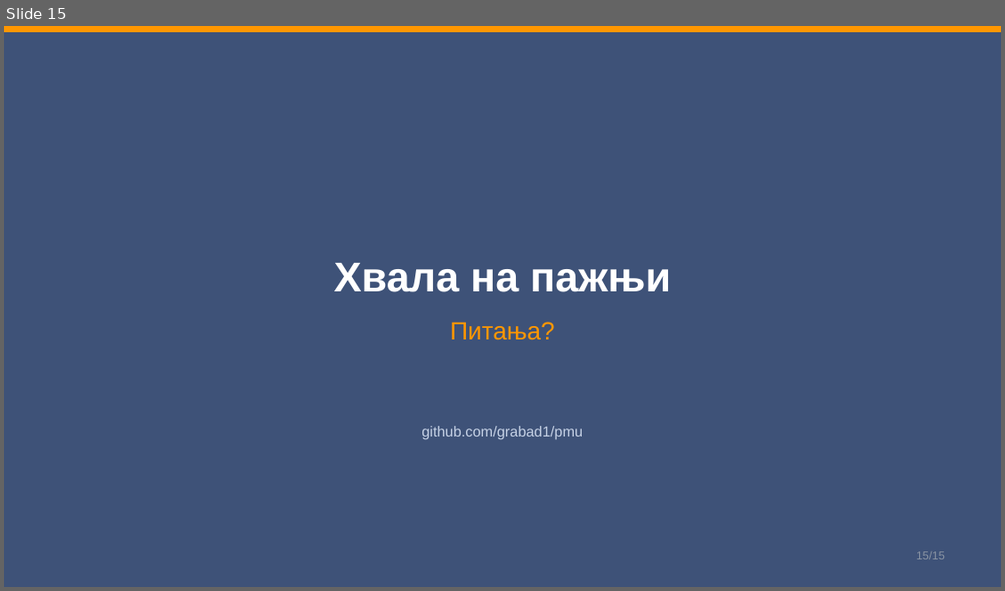
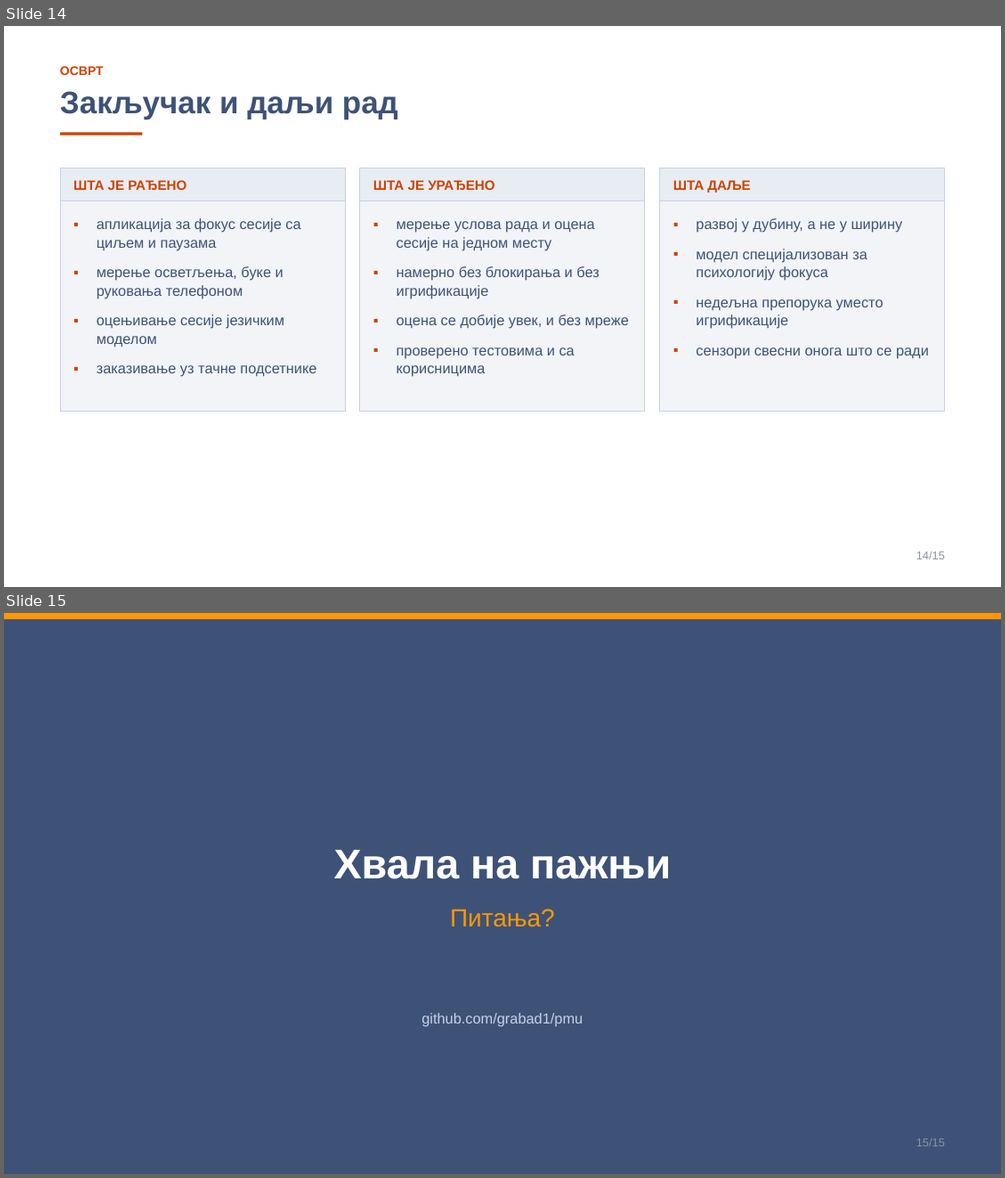
Before and after one commit to grabad1/pmu, a slide deck: rad/FocusGuard-prezentacija-svetla.pptx. Shown one above the other, each under a label of ours: slide 15 before the commit, slides 14 and 15 after it. The pictures are 1005x591 and 1005x1178 pixels, drawn with LibreOffice and Linux fonts; fonts in the diff are those of the drawing. Boxes give left, top, right and bottom in pixels: in the first picture for what was removed or moved away, otherwise in the second. Text is boxed around its words. In the diff, an @@ line names an element or a change of style, - is before the commit and + after.

```diff
--- a/rad/FocusGuard-prezentacija-svetla.pptx
+++ b/rad/FocusGuard-prezentacija-svetla.pptx
@@ slide 14 added at (x1=4, y1=26, x2=1001, y2=587), background #FFFFFF @@
@@ text added at (x1=60, y1=66, x2=398, y2=119), 30 pt, text #3E5278, bold @@
+ОСВРТ
+Закључак и даљи рад
@@ rectangle added at (x1=60, y1=132, x2=142, y2=135), fill #CC4400 @@
@@ rectangle added at (x1=60, y1=168, x2=345, y2=411), fill #F2F4F8, outline #C6D2E6 0.75 pt @@
@@ rectangle added at (x1=60, y1=168, x2=345, y2=201), fill #E8ECF3, outline #C6D2E6 0.75 pt @@
@@ text added at (x1=73, y1=180, x2=186, y2=190), 13 pt, text #CC4400, bold @@
+ШТА ЈЕ РАЂЕНО
@@ rectangle added at (x1=360, y1=168, x2=645, y2=411), fill #F2F4F8, outline #C6D2E6 0.75 pt @@
@@ rectangle added at (x1=360, y1=168, x2=645, y2=201), fill #E8ECF3, outline #C6D2E6 0.75 pt @@
@@ text added at (x1=373, y1=180, x2=494, y2=190), 13 pt, text #CC4400, bold @@
+ШТА ЈЕ УРАЂЕНО
@@ rectangle added at (x1=660, y1=168, x2=945, y2=411), fill #F2F4F8, outline #C6D2E6 0.75 pt @@
@@ rectangle added at (x1=660, y1=168, x2=945, y2=201), fill #E8ECF3, outline #C6D2E6 0.75 pt @@
@@ text added at (x1=673, y1=180, x2=750, y2=192), 13 pt, text #CC4400, bold @@
+ШТА ДАЉЕ
@@ text added at (x1=97, y1=218, x2=316, y2=377), 14 pt, text #3E5278 @@
+▪ апликација за фокус сесије са циљем и паузама
+▪ мерење осветљења, буке и руковања телефоном
+▪ оцењивање сесије језичким моделом
+▪ заказивање уз тачне подсетнике
@@ text added at (x1=396, y1=221, x2=599, y2=299), 14 pt, text #3E5278 @@
+▪ мерење услова рада и оцена сесије на једном месту
+▪ намерно без блокирања и без игрификације
+▪ оцена се добије увек, и без мреже
+▪ проверено тестовима и са корисницима
@@ text added at (x1=696, y1=218, x2=929, y2=359), 14 pt, text #3E5278 @@
+▪ развој у дубину, а не у ширину
+▪ модел специјализован за психологију фокуса
+▪ недељна препорука уместо игрификације
+▪ сензори свесни онога што се ради
@@ text added at (x1=916, y1=551, x2=945, y2=559), 11 pt, text #8A94A3 @@
+14/15
```
Also in this commit, not shown: 7 slides changed, 1 other slide added, 2 slides removed, 3 other files.
